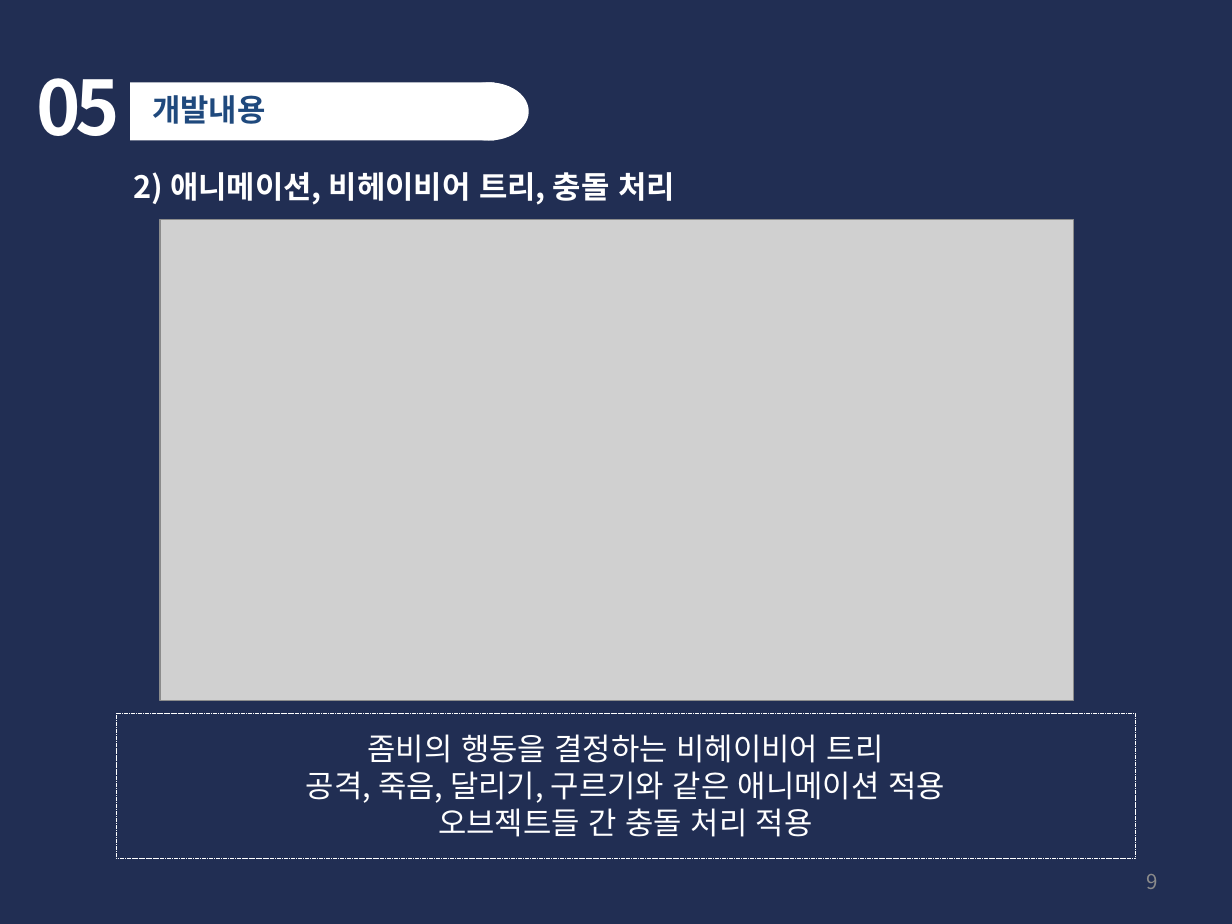
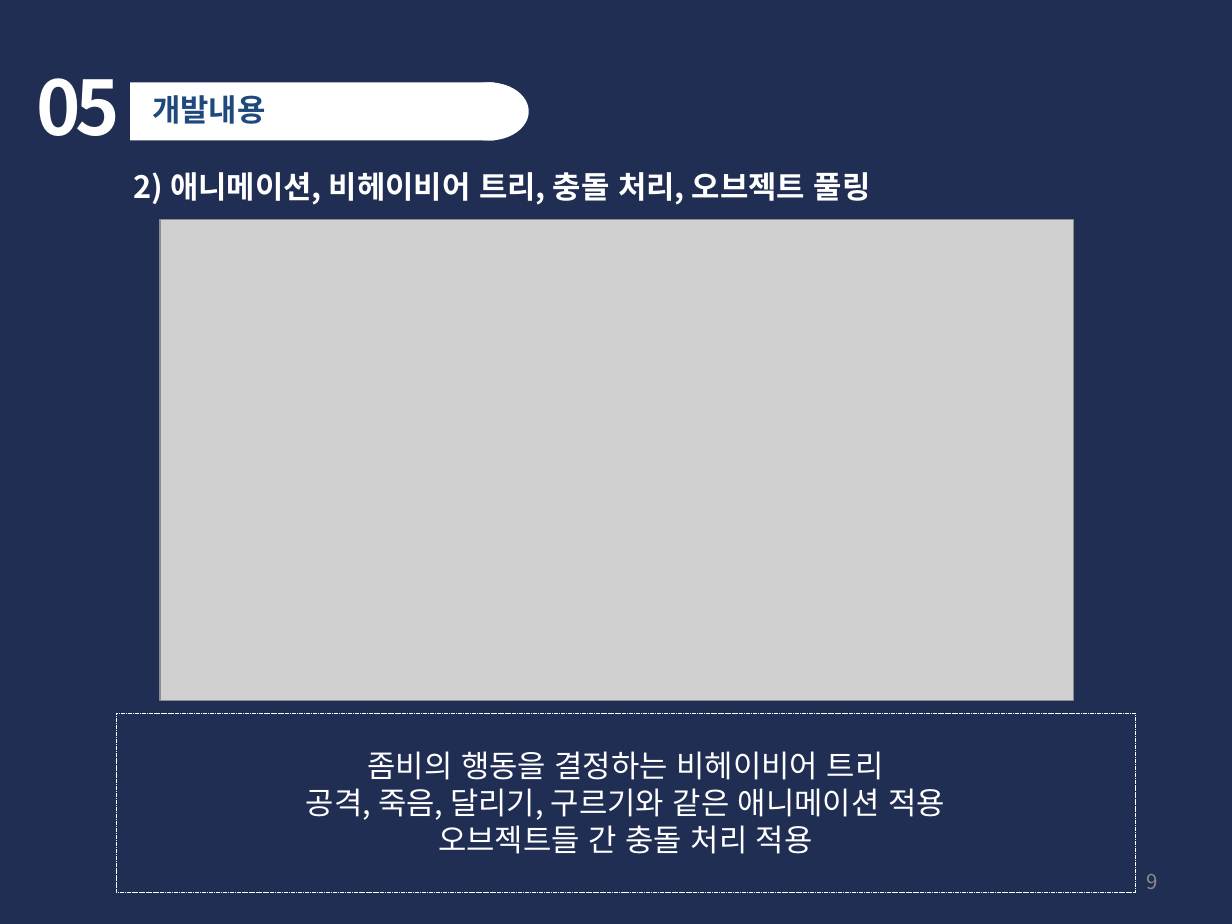
Before and after one commit to SuperHong94/Graduation_Project, a slide deck: slide 9 of plan/중간 발표.pptx. Drawn at 1232x924 pixels with LibreOffice and Linux fonts; fonts in the diff are those of the drawing; grey boxes stand for pictures. Boxes give left, top, right and bottom in pixels: in the first picture for what was removed or moved away, otherwise in the second. Text is boxed around its words. In the diff, an @@ line names an element or a change of style, - is before the commit and + after.

Commit message:
총알 오브젝트 풀링 적용
총알 오브젝트 풀링 적용

```diff
--- a/plan/중간 발표.pptx
+++ b/plan/중간 발표.pptx
@@ text at box(133, 172, 871, 205): text changed @@
-2) 애니메이션, 비헤이비어 트리, 충돌 처리
+2) 애니메이션, 비헤이비어 트리, 충돌 처리, 오브젝트 풀링
@@ rectangle "좀비의 행동을 결정하는 비헤이비어 트리": place and size @@
-rectangle "좀비의 행동을 결정하는 비헤이비어 트리" at box(116, 713, 1135, 859)
+rectangle "좀비의 행동을 결정하는 비헤이비어 트리" at box(116, 713, 1135, 893)
```
Also in this commit, not shown: 3 other slides changed, 2 slides added, 21 other files.
